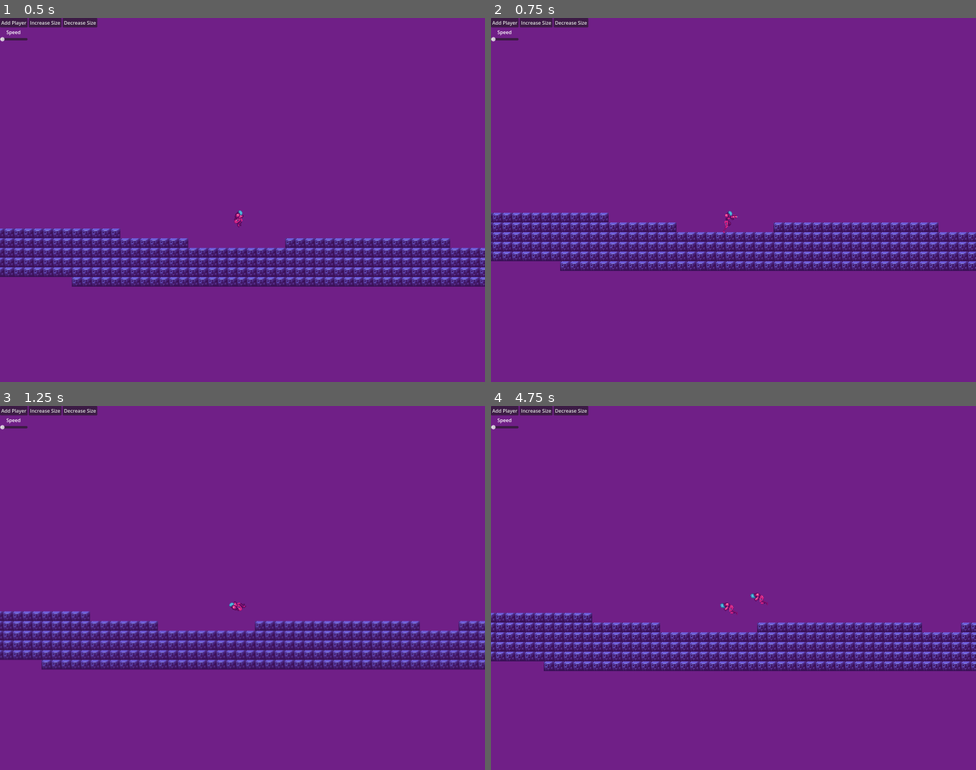
Above: before the commit, frames 1-4 (two rows, left to right).
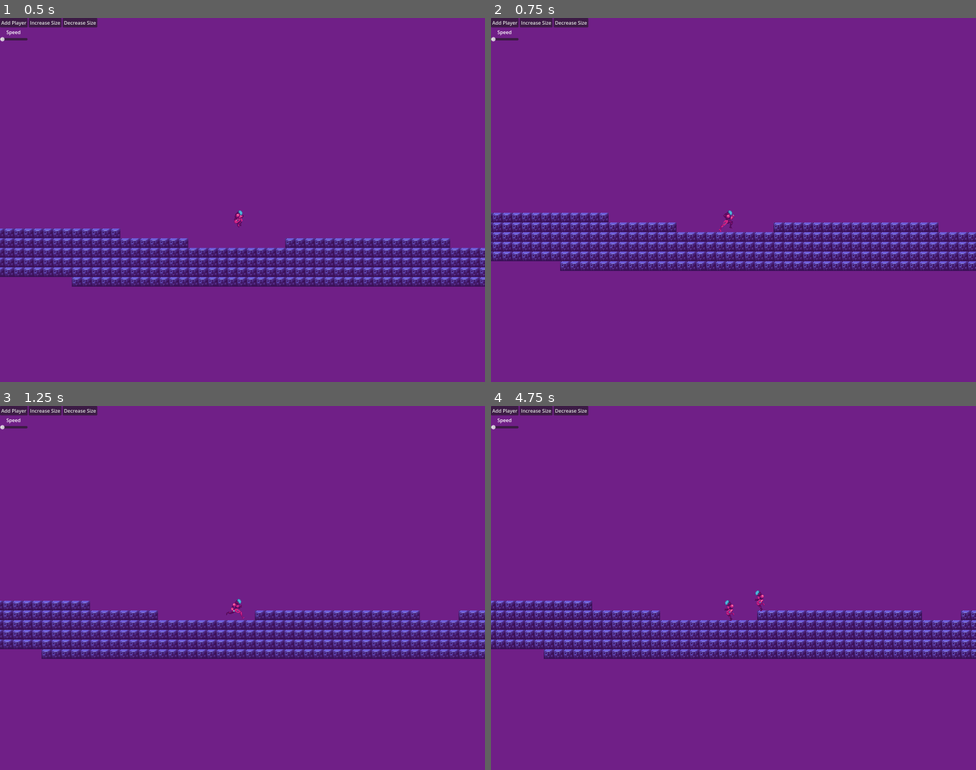
Above: after the commit, the same moments.

Repository: dorukbalci/Player-Discretion-is-Advised
Game: Godot game, scene res://Pre-drinks/predrink.tscn
The game is run twice, just before and just after one commit, with the same random seed, the same clock (stepped at 60 frames per second) and the same inputs. The project has no main scene, so this scene is started directly.
Inputs (mouse positions are in pixels of both pictures, inside the frame that each line leads up to):
- Up to frame 1 (0.5 s): no input
- Up to frame 2 (0.75 s): tap Enter at 0.5 s; move the mouse to (840, 181) at 0.52 s; hold D (move_right, bound only before the commit) from 0.53 s (still down); tap L (shoot, bound only before the commit) at 0.6 s; click (840, 181) at 0.67 s
- Up to frame 3 (1.25 s): keep holding D (move_right, bound only before the commit); tap Space (jump, bound only before the commit) at 0.77, 0.8, 1.07 s
- Up to frame 4 (4.75 s): release D (move_right, bound only before the commit) at 1.25 s; drag from (636, 606) to (709, 660) at 1.27 s; click "Add Player" at 2 s; click "Increase Size" at 2.75 s; click "Decrease Size" at 3.5 s; move the mouse to (782, 507) at 4.27 s; hold A (move_left, bound only before the commit) from 4.28 s (still down); tap L (shoot, bound only before the commit) at 4.35 s; tap Space (jump, bound only before the commit) at 4.55 s

Frame 1 is identical in both runs. In frame 2, less than 0.1% of the frame differs, in the area x 47-51%, y 52-59%; in frame 3, 9.1%; in frame 4, 14%, in the area x 0-100%, y 50-73%.

Commit message:
Added The Second player + Tidbit Thoughts on Player Agency on Rules
1. For some rules, I can give them to you deconstructed, and let you decide how do you want to set them up.
2. For others, I can set them up as I like and let you decide whether you want them or not.
Example:
With the inputs, either I can let you decide what inputs are what, or I can create a new option 'randomized inputs', that takes agency away from you but lets you experience something unknown.

This 'othering' effect of games is important, I will be on the lookout for it when I start working on the project.

Diff:
--- a/Components/Player/Player.gd
+++ b/Components/Player/Player.gd
@@ -1,4 +1,5 @@
 extends CharacterBody2D
+@export var playerID = 0;
 
 @export var bullet = preload("res://Components/Player/Bullet/bullet.tscn")
 @onready var muzzle : Marker2D = $Muzzle
@@ -14,6 +15,8 @@
 
 @export var jumpForce : int = 300
 @export var jump_hspeed := 1000
+
+
 
 enum playerState {Idle, Run, Jump, Shoot}
 var current_state : playerState
@@ -56,7 +59,7 @@
 		animated_sprite_2d.flip_h = false if direction > 0 else true
 
 func player_jump(delta: float):
-	if Input.is_action_just_pressed('jump') and is_on_floor():
+	if Input.is_action_just_pressed('jump_%s' % playerID) and is_on_floor():
 		velocity.y = -jumpForce
 		current_state = playerState.Jump
 	if !is_on_floor() and current_state== playerState.Jump:
@@ -69,7 +72,7 @@
 func player_shoot(delta: float):
 	var direction = input_movement()
 
-	if direction != 0 and Input.is_action_just_pressed('shoot'):
+	if direction != 0 and Input.is_action_just_pressed('shoot_%s' % playerID):
 
 		var bullet_instance = bullet.instantiate() as Node2D
 		bullet_instance.direction = direction
@@ -98,7 +101,7 @@
 
 
 func input_movement():
-	var direction : float = Input.get_axis('move_left','move_right')
+	var direction : float = Input.get_axis('move_left_%s'% playerID,'move_right_%s' % playerID)
 	return direction
 
 
--- a/project.godot
+++ b/project.godot
@@ -36,27 +36,44 @@
 
 [input]
 
-move_left={
+move_left_0={
 "deadzone": 0.5,
 "events": [Object(InputEventKey,"resource_local_to_scene":false,"resource_name":"","device":-1,"window_id":0,"alt_press …(191 unchanged characters)…
-, Object(InputEventKey,"resource_local_to_scene":false,"resource_name":"","device":-1,"window_id":0,"alt_pressed":false,"shift_pressed":false,"ctrl_pressed":false,"meta_pressed":false,"pressed":false,"keycode":0,"physical_keycode":4194319,"key_label":0,"unicode":0,"location":0,"echo":false,"script":null)
 ]
 }
-move_right={
+move_right_0={
 "deadzone": 0.5,
 "events": [Object(InputEventKey,"resource_local_to_scene":false,"resource_name":"","device":-1,"window_id":0,"alt_press …(192 unchanged characters)…
-, Object(InputEventKey,"resource_local_to_scene":false,"resource_name":"","device":-1,"window_id":0,"alt_pressed":false,"shift_pressed":false,"ctrl_pressed":false,"meta_pressed":false,"pressed":false,"keycode":0,"physical_keycode":4194321,"key_label":0,"unicode":0,"location":0,"echo":false,"script":null)
 ]
 }
-jump={
+jump_0={
 "deadzone": 0.5,
-"events": [Object(InputEventKey,"resource_local_to_scene":fa …(140 unchanged characters)… d":false,"keycode":0,"physical_keycode":32,"key_label":0,"unicode":32,"location":0,"echo":false,"script":null)
-, Object(InputEventKey,"resource_local_to_scene":false,"resource_name":"","device":-1,"window_id":0,"alt_pressed":false,"shift_pressed":false,"ctrl_pressed":false,"meta_pressed":false,"pressed":false,"keycode":0,"physical_keycode":4194320,"key_label":0,"unicode":0,"location":0,"echo":false,"script":null)
+"events": [Object(InputEventKey,"resource_local_to_scene":fa …(140 unchanged characters)… d":false,"keycode":0,"physical_keycode":87,"key_label":0,"unicode":119,"location":0,"echo":false,"script":null)
 ]
 }
-shoot={
+shoot_0={
 "deadzone": 0.5,
-"events": [Object(InputEventKey,"resource_local_to_scene":fa …(140 unchanged characters)… d":false,"keycode":0,"physical_keycode":76,"key_label":0,"unicode":108,"location":0,"echo":false,"script":null)
+"events": [Object(InputEventKey,"resource_local_to_scene":fa …(140 unchanged characters)… d":false,"keycode":0,"physical_keycode":67,"key_label":0,"unicode":99,"location":0,"echo":false,"script":null)
+]
+}
+move_left_1={
+"deadzone": 0.5,
+"events": [Object(InputEventKey,"resource_local_to_scene":false,"resource_name":"","device":-1,"window_id":0,"alt_pressed":false,"shift_pressed":false,"ctrl_pressed":false,"meta_pressed":false,"pressed":false,"keycode":0,"physical_keycode":4194319,"key_label":0,"unicode":0,"location":0,"echo":false,"script":null)
+]
+}
+move_right_1={
+"deadzone": 0.5,
+"events": [Object(InputEventKey,"resource_local_to_scene":false,"resource_name":"","device":-1,"window_id":0,"alt_pressed":false,"shift_pressed":false,"ctrl_pressed":false,"meta_pressed":false,"pressed":false,"keycode":0,"physical_keycode":4194321,"key_label":0,"unicode":0,"location":0,"echo":false,"script":null)
+]
+}
+jump_1={
+"deadzone": 0.5,
+"events": [Object(InputEventKey,"resource_local_to_scene":false,"resource_name":"","device":-1,"window_id":0,"alt_pressed":false,"shift_pressed":false,"ctrl_pressed":false,"meta_pressed":false,"pressed":false,"keycode":0,"physical_keycode":4194320,"key_label":0,"unicode":0,"location":0,"echo":false,"script":null)
+]
+}
+shoot_1={
+"deadzone": 0.5,
+"events": [Object(InputEventKey,"resource_local_to_scene":false,"resource_name":"","device":-1,"window_id":0,"alt_pressed":false,"shift_pressed":false,"ctrl_pressed":false,"meta_pressed":false,"pressed":false,"keycode":0,"physical_keycode":4194325,"key_label":0,"unicode":0,"location":0,"echo":false,"script":null)
 ]
 }
 
Not shown, changed: kanban_tasks_data.kanban
